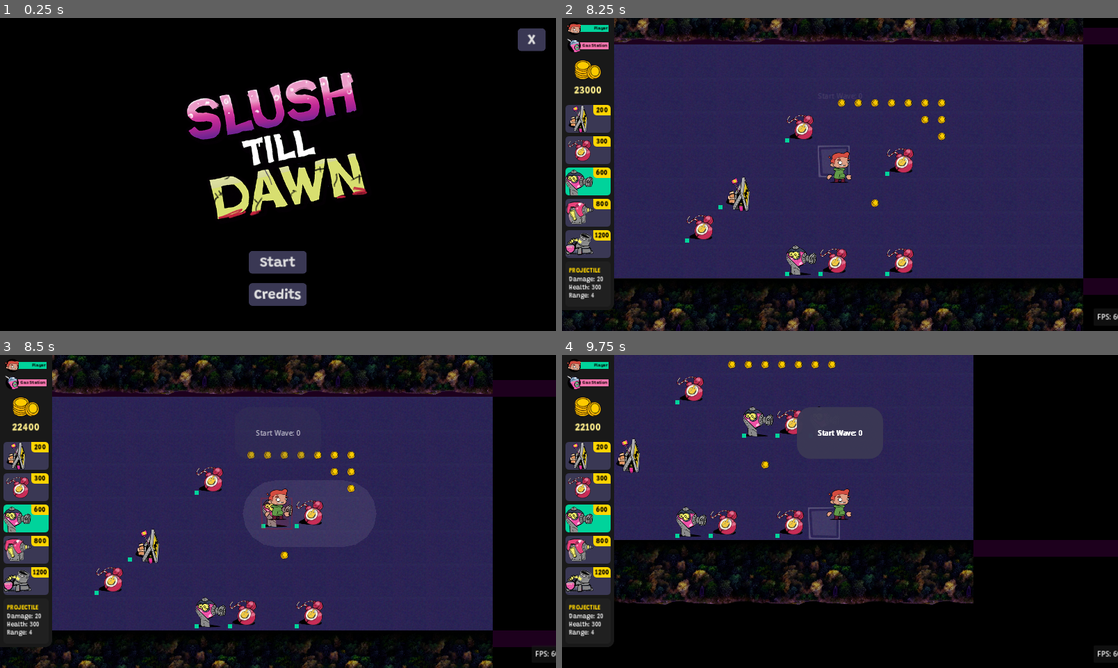
Above: before the commit, frames 1-4 (two rows, left to right).
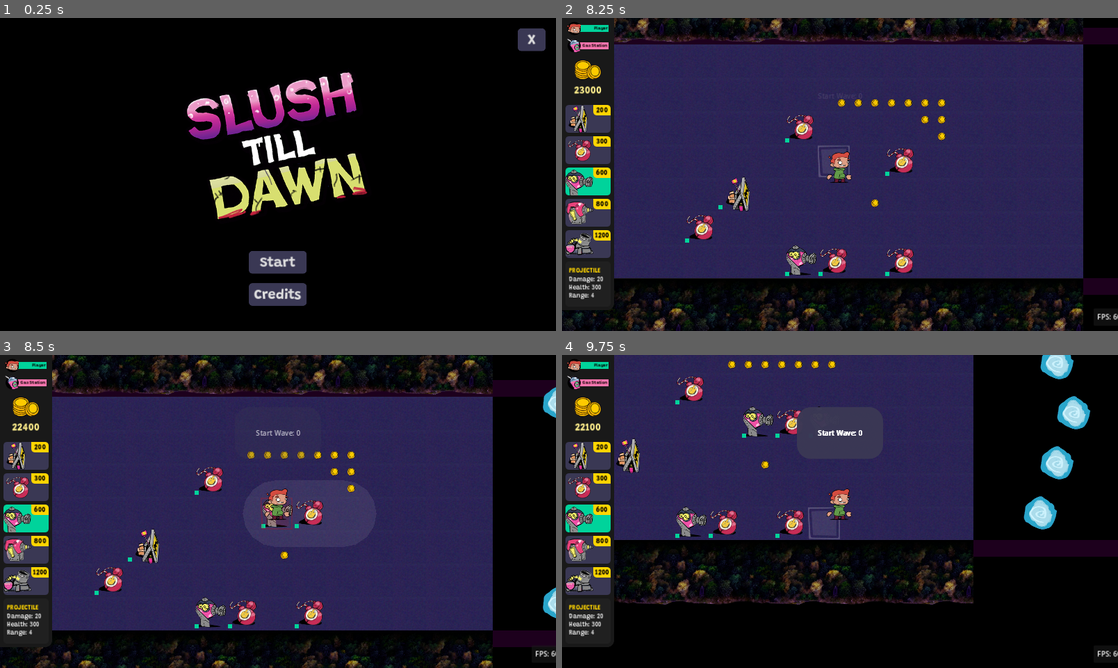
Above: after the commit, the same moments.

Repository: Slushie-Defense/Slushie
Game: Godot game, scene res://UserInterface/SplashScreen/SplashScreen.tscn
Two runs of this game, one before a commit and one after it. Both use one fixed random seed, a clock stepped at 60 frames per second and the inputs below. Sound files missing from this copy of the repository are replaced by a short silence.
Inputs:
- Up to frame 1 (0.25 s): no input
- Up to frame 2 (8.25 s): click "Start" at 0.5 s; tap Enter (StartButton) at 1.25, 3.6, 8.1 s; hold Right (RightButton) 1.28-2.03 s; hold Shift (ActionButton) 1.28-2.03 s; hold Down (DownButton) 2.03-2.78 s; tap Shift (ActionButton) at 2.1, 3.05, 3.8, 4.55, 5.3, 6.6, 7.55 s; hold Right (RightButton) 2.78-3.53 s; hold E (SelectItemButton) 2.78-3.53 s; hold Up (UpButton) 3.53-4.28 s; hold = (ZoomIn) 4.28-5.03 s; hold Left (LeftButton) 4.28-5.78 s; tap - (ZoomOut) at 5.1 s; hold Down (DownButton) 5.78-6.53 s; hold Shift (ActionButton) 5.78-6.53 s; hold Right (RightButton) 6.53-7.28 s; hold Up (UpButton) 7.28-8.03 s; hold E (SelectItemButton) 7.28-8.03 s; hold Right (RightButton) from 8.03 s (still down)
- Up to frame 3 (8.5 s): keep holding Right (RightButton); tap Shift (ActionButton) at 8.3 s
- Up to frame 4 (9.75 s): release Right (RightButton) at 8.78 s; hold Down (DownButton) 8.78-9.53 s; hold = (ZoomIn) 8.78-9.53 s; tap Shift (ActionButton) at 9.05 s; hold Left (LeftButton) from 9.53 s (still down); tap - (ZoomOut) at 9.6 s

Frames 1-2 are identical in both runs. In frame 3, 0.3% of the frame differs, in the area x 97-100%, y 10-85%; in frame 4, 1.8%, in the area x 83-95%, y 0-56%.

Commit message:
Portals

Diff:
--- a/Entities/Managers/WaveManager/Portal.gd
+++ /dev/null
@@ -1,4 +0,0 @@
-class_name Portal
-extends Node2D
-
-var open_state : bool = false
--- a/Entities/Managers/WaveManager/Portal.tscn
+++ /dev/null
@@ -1,3 +0,0 @@
-[gd_scene format=3 uid="uid://d1vyrdmd23lcq"]
-
-[node name="Portal" type="Node2D"]
--- a/Entities/Managers/WaveManager/WaveManager.gd
+++ b/Entities/Managers/WaveManager/WaveManager.gd
@@ -24,7 +24,11 @@
 var current_group_index : int = 0
 
 # Active portals
+var all_portals_list : Array = []
 var active_portals_list : Array = []
+
+func _ready():
+	_find_all_portals()
 
 # Start the Wave
 func _input(event):
@@ -165,6 +169,12 @@
 	#_spawn_group(current_group)
 		# Find portals through strings
 
-
 func _on_enemy_spawn_timer_timeout():
 	pass # Replace with function body.
+
+func _find_all_portals():
+	var portal_names = ["TopPortal", "MiddleTopPortal", "MiddlePortal", "MiddleBottomPortal", "BottomPortal"]
+	for child in get_tree().current_scene.get_children():
+		for i in portal_names.size():
+			if portal_names[i] == child.name:
+				all_portals_list.push_back(child)
--- /dev/null
+++ b/Entities/Portals/Portal.gd
@@ -0,0 +1,27 @@
+class_name Portal
+extends Node2D
+
+@onready var portal_sprite : Sprite2D = $Sprite2D
+@onready var animation_player : AnimationPlayer = $AnimationPlayer
+@onready var timer : Timer = $Timer
+
+var open_state : bool = false
+
+func _ready():
+	_set_portal_state_open(true)
+
+func _set_portal_state_open(set_state):
+	# Set the state
+	open_state = set_state
+	# Play animation
+	if open_state:
+		animation_player.current_animation = "OpenPortal"
+	else:
+		animation_player.current_animation = "ClosePortal"
+	# Play the animation
+	animation_player.play()
+
+func _on_animation_player_animation_finished(anim_name):
+	if open_state:
+		animation_player.current_animation = "LoopPortal"
+		animation_player.play()
--- /dev/null
+++ b/Entities/Portals/Portal.tscn
@@ -0,0 +1,109 @@
+[gd_scene load_steps=8 format=3 uid="uid://d1vyrdmd23lcq"]
+
+[ext_resource type="Script" path="res://Entities/Portals/Portal.gd" id="1_w61o1"]
+[ext_resource type="Texture2D" uid="uid://b85xoi8b3ymju" path="res://Sprites/Portals/Portal128x128.png" id="2_gsi2j"]
+
+[sub_resource type="Animation" id="Animation_l1vu8"]
+resource_name = "OpenPortal"
+length = 0.5
+tracks/0/type = "value"
+tracks/0/imported = false
+tracks/0/enabled = true
+tracks/0/path = NodePath("Sprite2D:scale")
+tracks/0/interp = 1
+tracks/0/loop_wrap = true
+tracks/0/keys = {
+"times": PackedFloat32Array(0, 0.1, 0.3, 0.5),
+"transitions": PackedFloat32Array(1, 1, 1, 1),
+"update": 0,
+"values": [Vector2(1e-05, 1e-05), Vector2(0.1, 0.367), Vector2(0.6, 1.1), Vector2(1, 1)]
+}
+
+[sub_resource type="Animation" id="Animation_6bpkk"]
+length = 0.001
+tracks/0/type = "value"
+tracks/0/imported = false
+tracks/0/enabled = true
+tracks/0/path = NodePath("Sprite2D:scale")
+tracks/0/interp = 1
+tracks/0/loop_wrap = true
+tracks/0/keys = {
+"times": PackedFloat32Array(0),
+"transitions": PackedFloat32Array(1),
+"update": 0,
+"values": [Vector2(1, 1)]
+}
+tracks/1/type = "value"
+tracks/1/imported = false
+tracks/1/enabled = true
+tracks/1/path = NodePath("Sprite2D:skew")
+tracks/1/interp = 1
+tracks/1/loop_wrap = true
+tracks/1/keys = {
+"times": PackedFloat32Array(0),
+"transitions": PackedFloat32Array(1),
+"update": 0,
+"values": [0.0]
+}
+
+[sub_resource type="Animation" id="Animation_tkce8"]
+resource_name = "ClosePortal"
+length = 0.5
+tracks/0/type = "value"
+tracks/0/imported = false
+tracks/0/enabled = true
+tracks/0/path = NodePath("Sprite2D:scale")
+tracks/0/interp = 1
+tracks/0/loop_wrap = true
+tracks/0/keys = {
+"times": PackedFloat32Array(0, 0.3, 0.5),
+"transitions": PackedFloat32Array(1, 1, 1),
+"update": 0,
+"values": [Vector2(1, 1), Vector2(0.4, 0.7), Vector2(1e-05, 0.2)]
+}
+
+[sub_resource type="Animation" id="Animation_eqbhh"]
+resource_name = "LoopPortal"
+loop_mode = 1
+tracks/0/type = "value"
+tracks/0/imported = false
+tracks/0/enabled = true
+tracks/0/path = NodePath("Sprite2D:skew")
+tracks/0/interp = 1
+tracks/0/loop_wrap = true
+tracks/0/keys = {
+"times": PackedFloat32Array(0, 0.4, 0.7, 1.1),
+"transitions": PackedFloat32Array(1, 1, 1, 1),
+"update": 0,
+"values": [0.0, -0.0436332, 0.0191986, 0.0]
+}
+
+[sub_resource type="AnimationLibrary" id="AnimationLibrary_ivuki"]
+_data = {
+"ClosePortal": SubResource("Animation_tkce8"),
+"LoopPortal": SubResource("Animation_eqbhh"),
+"OpenPortal": SubResource("Animation_l1vu8"),
+"RESET": SubResource("Animation_6bpkk")
+}
+
+[node name="Portal" type="Node2D"]
+position = Vector2(320, 320)
+script = ExtResource("1_w61o1")
+
+[node name="Sprite2D" type="Sprite2D" parent="."]
+y_sort_enabled = true
+texture = ExtResource("2_gsi2j")
+offset = Vector2(0, -40)
+
+[node name="AnimationPlayer" type="AnimationPlayer" parent="."]
+libraries = {
+"": SubResource("AnimationLibrary_ivuki")
+}
+
+[node name="Timer" type="Timer" parent="."]
+wait_time = 3.0
+one_shot = true
+autostart = true
+
+[connection signal="animation_finished" from="AnimationPlayer" to="." method="_on_animation_player_animation_finished"]
+[connection signal="timeout" from="Timer" to="." method="_on_timer_timeout"]
--- a/Levels/Level1.tscn
+++ b/Levels/Level1.tscn
@@ -1,13 +1,12 @@
-[gd_scene load_steps=16 format=3 uid="uid://chejjmfnqqb3"]
+[gd_scene load_steps=15 format=3 uid="uid://chejjmfnqqb3"]
 
 [ext_resource type="PackedScene" uid="uid://d05a21782kpoa" path="res://Entities/Camera/Camera.tscn" id="1_0xhkv"]
 [ext_resource type="PackedScene" uid="uid://bj2450c708xsx" path="res://Entities/Player/Player.tscn" id="1_46qfd"]
-[ext_resource type="PackedScene" uid="uid://d1vyrdmd23lcq" path="res://Entities/Managers/WaveManager/Portal.tscn" id="1_76lsd"]
+[ext_resource type="PackedScene" uid="uid://d1vyrdmd23lcq" path="res://Entities/Portals/Portal.tscn" id="1_76lsd"]
 [ext_resource type="PackedScene" uid="uid://d1iguupefij64" path="res://Entities/Managers/WaveManager/WaveManager.tscn" id="1_cqx0q"]
 [ext_resource type="PackedScene" uid="uid://bb541y6133q8o" path="res://Entities/Environment/GroundTexture.tscn" id="1_xivym"]
 [ext_resource type="Script" path="res://Entities/Managers/WaveManager/EnemySpawnInfo.gd" id="2_cngtf"]
 [ext_resource type="Script" path="res://Entities/Managers/WaveManager/Wave.gd" id="2_lo4u0"]
-[ext_resource type="Script" path="res://Entities/Managers/WaveManager/Portal.gd" id="2_mqamu"]
 [ext_resource type="Script" path="res://Utilities/VisiblePolygon2DColliders.gd" id="4_4bbal"]
 [ext_resource type="PackedScene" uid="uid://thui7p52g4o6" path="res://Entities/GasStation/GasStation.tscn" id="5_0xu7d"]
 [ext_resource type="PackedScene" uid="uid://umxdc1nk56g1" path="res://Entities/Environment/TreesTexture.tscn" id="7_jvtud"]
@@ -116,23 +115,18 @@
 
 [node name="TopPortal" parent="." instance=ExtResource("1_76lsd")]
 position = Vector2(3328, 64)
-script = ExtResource("2_mqamu")
 
 [node name="MiddleTopPortal" parent="." instance=ExtResource("1_76lsd")]
 position = Vector2(3392, 256)
-script = ExtResource("2_mqamu")
 
 [node name="MiddlePortal" parent="." instance=ExtResource("1_76lsd")]
 position = Vector2(3456, 448)
-script = ExtResource("2_mqamu")
 
 [node name="MiddleBottomPortal" parent="." instance=ExtResource("1_76lsd")]
 position = Vector2(3392, 640)
-script = ExtResource("2_mqamu")
 
 [node name="BottomPortal" parent="." instance=ExtResource("1_76lsd")]
 position = Vector2(3328, 832)
-script = ExtResource("2_mqamu")
 
 [node name="CoinSpawner" parent="." instance=ExtResource("11_cched")]
 position = Vector2(2304, 448)
Binary file added: Sprites/Portals/Portal128x128.png
Not shown, added: Sprites/Portals/Portal128x128.png.import
